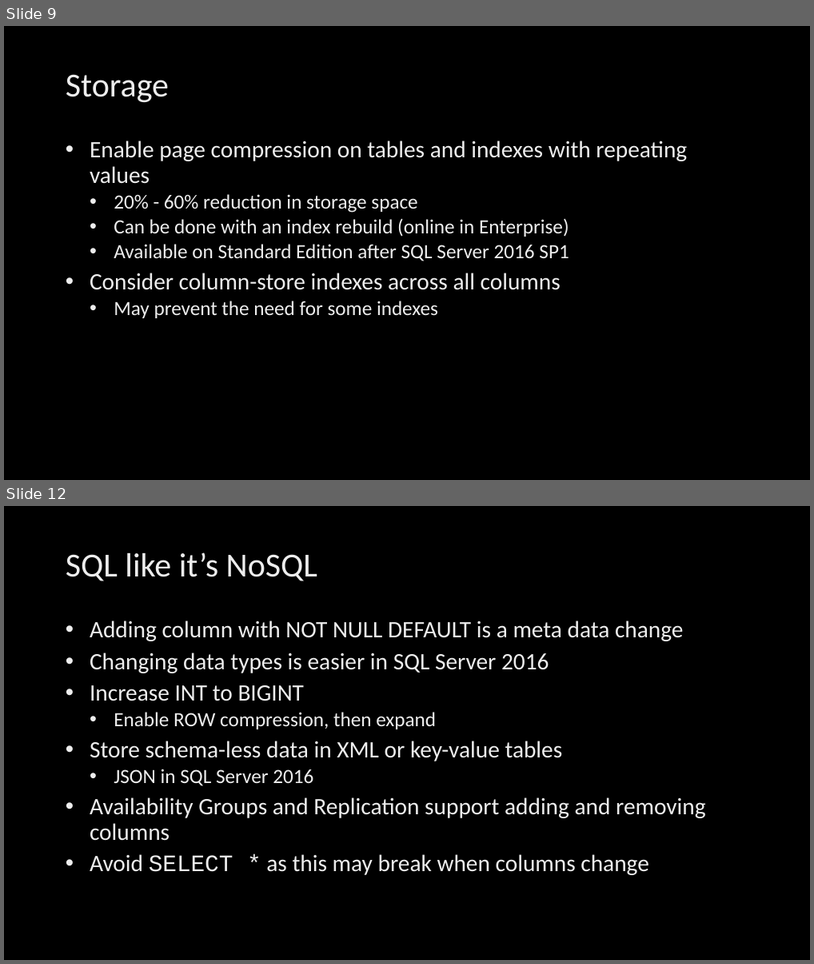
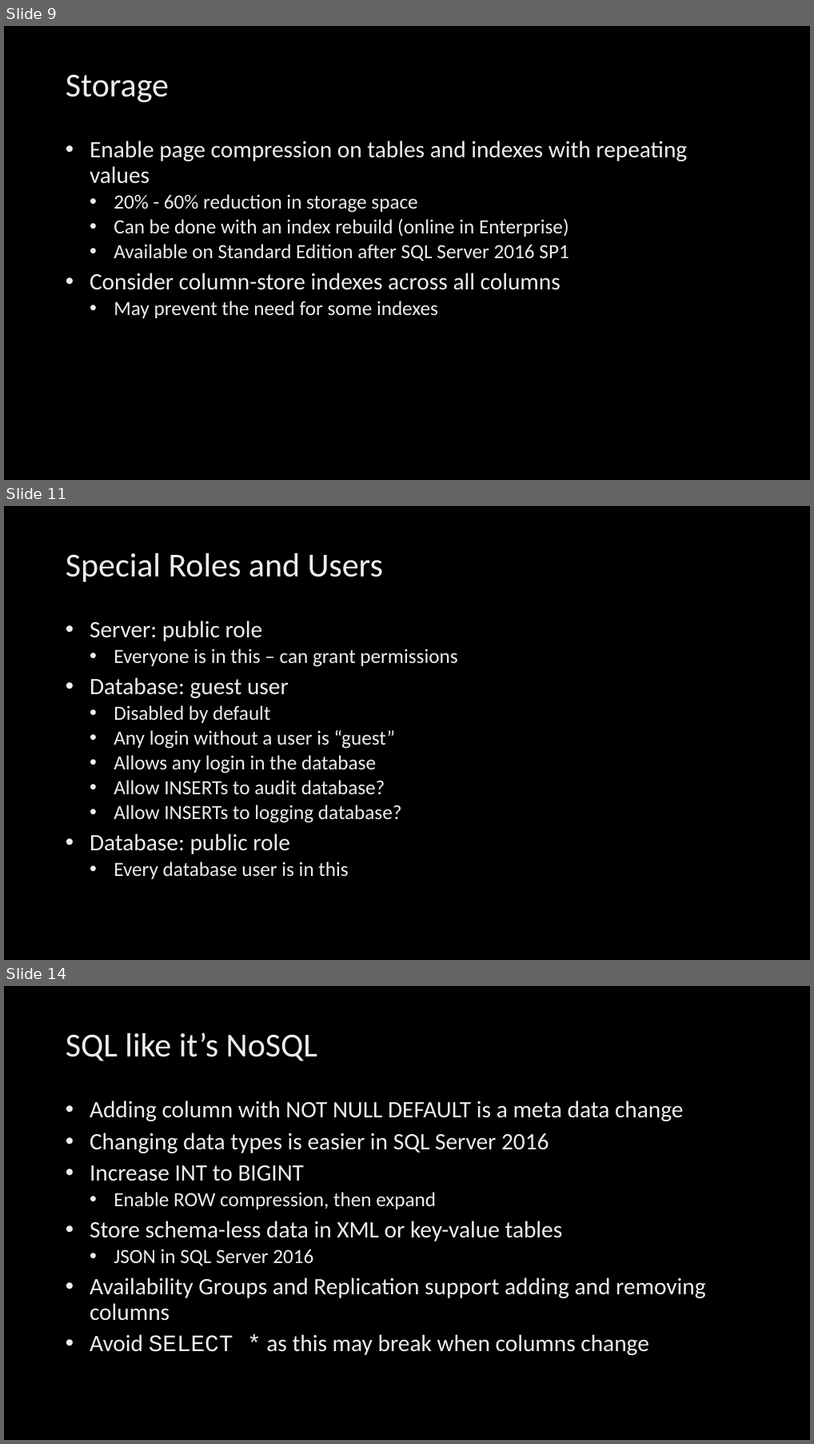
Before and after one commit to billgraziano/kcdc2018, a slide deck: ppt/4. Design Tips/Design Tips.pptx. Shown one above the other, each under a label of ours: slides 9 and 12 before the commit, slides 9, 11 and 14 after it; the slides between them are not shown. The pictures are 814x964 and 814x1444 pixels, drawn with LibreOffice and Linux fonts; fonts in the diff are those of the drawing; background and template pictures are left out. Boxes give left, top, right and bottom in pixels: in the first picture for what was removed or moved away, otherwise in the second. Text is boxed around its words. In the diff, an @@ line names an element or a change of style, - is before the commit and + after.

```diff
--- a/ppt/4. Design Tips/Design Tips.pptx
+++ b/ppt/4. Design Tips/Design Tips.pptx
@@ slide 11 added at [4, 506, 810, 960], background picture (left out) @@
@@ title added at [66, 553, 383, 582], 40 pt, text gradient #BFBFBF to #EDEDED to #FFFFFF @@
+Special Roles and Users
@@ text added at [90, 620, 458, 879], 24 pt, text gradient #BFBFBF to #EDEDED to #FFFFFF @@
+• Server: public role
+  • Everyone is in this – can grant permissions
+• Database: guest user
+  • Disabled by default
+  • Any login without a user is “guest”
+  • Allows any login in the database
+  • Allow INSERTs to audit database?
+  • Allow INSERTs to logging database?
+• Database: public role
+  • Every database user is in this
@@ what was slide 12 is now slide 14 @@
```
Also in this commit, not shown: 2 slides changed, 1 other slide added, 1 other file.
